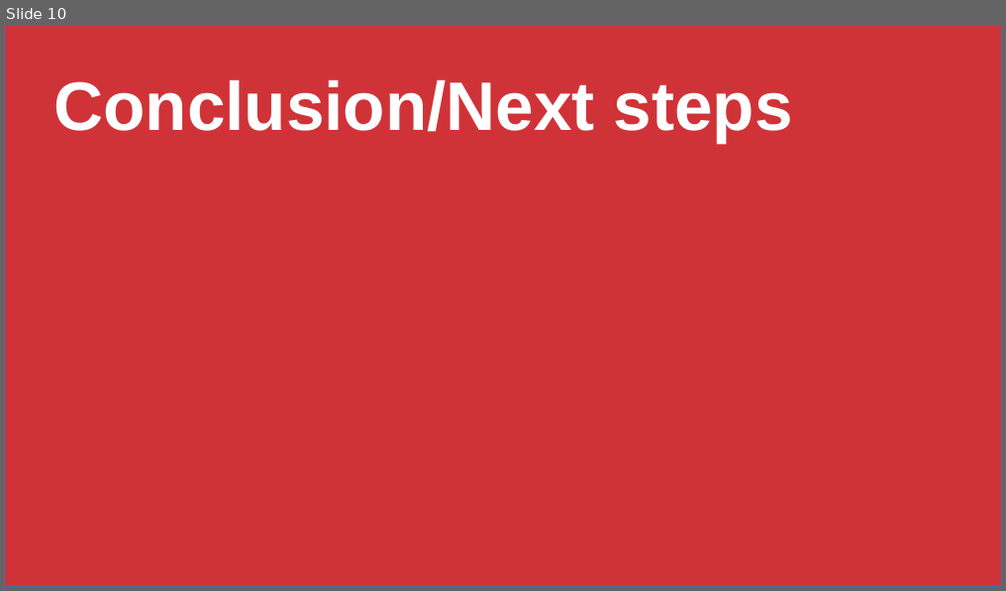
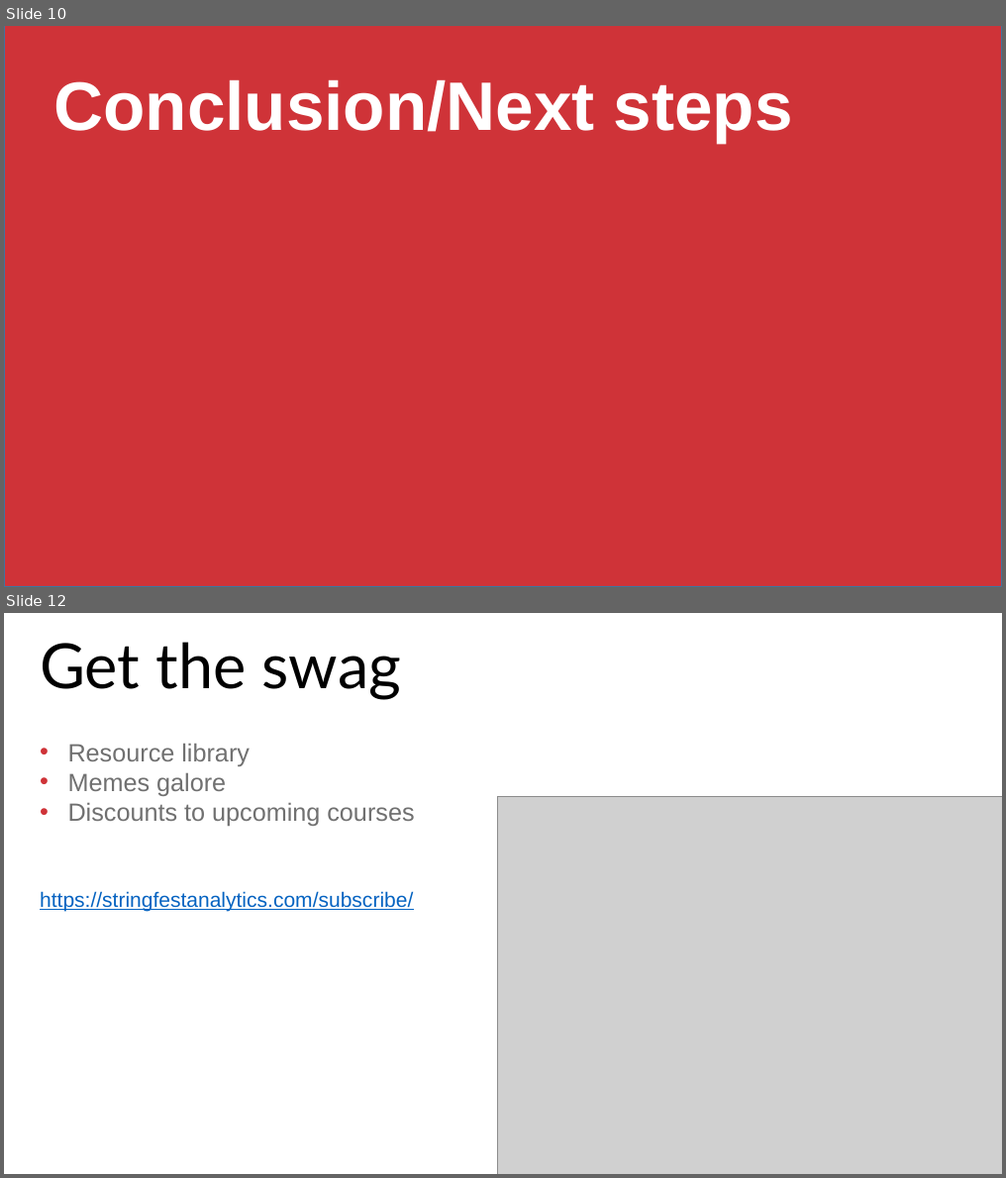
Before and after one commit to stringfestdata/aina-getting-started-for-researchers, a slide deck: aina-getting-started-researchers.pptx. Shown one above the other, each under a label of ours: slide 10 before the commit, slides 10 and 12 after it; the slides between them are not shown. The pictures are 1006x591 and 1006x1178 pixels, drawn with LibreOffice and Linux fonts; fonts in the diff are those of the drawing; grey boxes stand for pictures. Boxes give left, top, right and bottom in pixels: in the first picture for what was removed or moved away, otherwise in the second. Text is boxed around its words. In the diff, an @@ line names an element or a change of style, - is before the commit and + after.

```diff
--- a/aina-getting-started-researchers.pptx
+++ b/aina-getting-started-researchers.pptx
@@ slide 12 added at bbox=[4, 613, 1002, 1174], background #FFFFFF @@
@@ text added at bbox=[40, 642, 402, 700], 60 pt, text #000000 @@
+Get the swag
@@ text added at bbox=[40, 744, 414, 911], 24 pt, text #707070 @@
+• Resource library
+• Memes galore
+• Discounts to upcoming courses
+https://stringfestanalytics.com/subscribe/
@@ picture added at bbox=[498, 796, 1002, 1174] @@
@@ picture added at bbox=[896, 1053, 1002, 1174] @@
```
Also in this commit, not shown: 2 slides changed, 1 other slide added, 1 slide removed, 9 other files.
